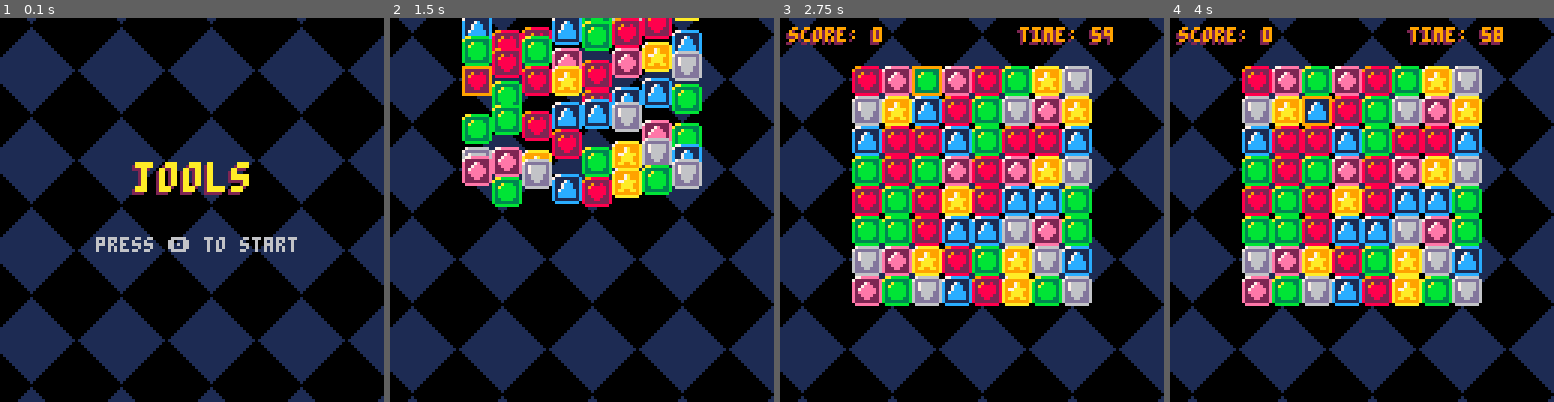
Above: before the commit, frames 1-4 (left to right).
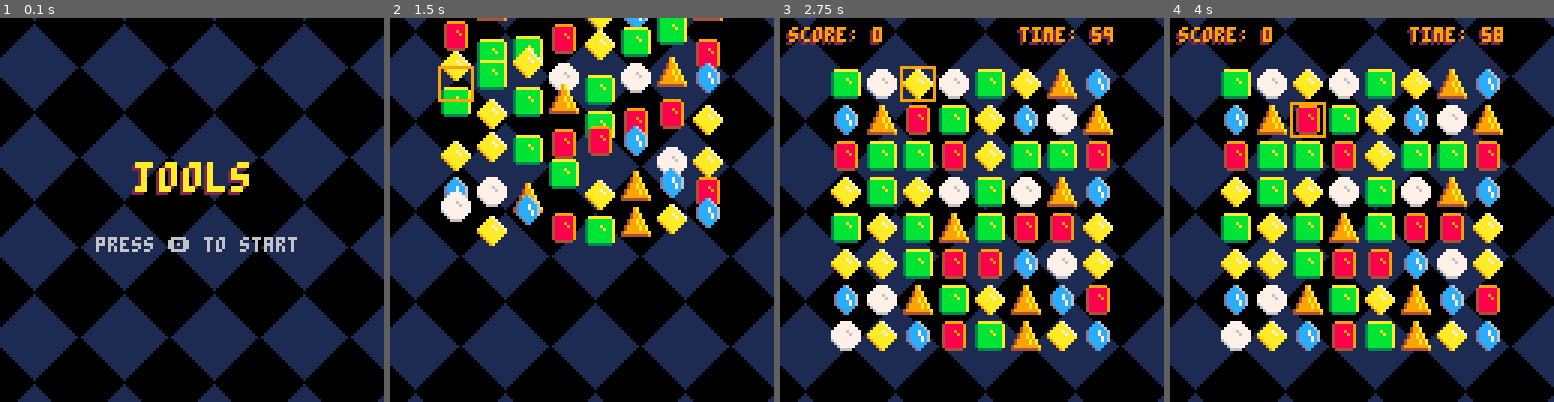
Above: after the commit, the same moments.

Repository: LuosRestil/pico8
Game: PICO-8 cartridge match3/match3.p8
Two runs of this game, one before a commit and one after it. Both use one fixed random seed, a clock stepped at 60 frames per second and the inputs below.
Inputs:
- Up to frame 1 (0.1 s): no input
- Up to frame 2 (1.5 s): tap O (Z key) at 0.7 s
- Up to frame 3 (2.75 s): hold Right 1.6-2.1 s; tap O (Z key) at 1.7, 2.1, 2.5 s; hold Up 2.15-2.42 s; hold Right from 2.47 s (still down)
- Up to frame 4 (4 s): tap O (Z key) at 2.9, 3.3, 3.7 s; release Right at 3.03 s; hold Left 3.08-3.58 s; hold Down 3.63-3.97 s

The runs differ from the first frame. In frame 1, 6.3% of the frame differs, in the area x 0-100%, y 0-100%; in frame 2, 37%; in frame 3, 49%; in frame 4, 49%.

Commit message:
jools, resize, 60fps

Diff:
--- a/match3/match3.p8
+++ b/match3/match3.p8
@@ -4,14 +4,16 @@
 --main
 w,h=8,8
 --jsize=14 -- j="jewel"
-jsize=10
+jsize=12
 --padx=jsize/2
 --pady=jsize
 padx=128/2-(jsize*8)/2
 pady=16
 --jspr=split("1,3,5,7,9,11")
-jspr=split("33,35,37,39,41,43")
-gravity=0.4
+--jspr=split("33,35,37,39,41,43")
+jspr=split("68,70,72,74,76,78")
+jbump=-0.5
+gravity=0.1
 bgosx,bgosy=0,0
 
 score,
@@ -24,20 +26,36 @@
 
 frame=0
 flash=true
-flashrate=20
+flashrate=40
 
 state=nil
 
 shakestr=0
+
+elapsed=0
+last_t=0
+frames=0
 
 function _init()
 	cartdata("luosrestil_jools")
 	move_record=dget(0)
 	score_record=dget(1)
 	init_start()
-end
-
-function _update()
+	last_t=time()
+end
+
+function _update60()
+	local curr_t=time()
+	local dt=curr_t-last_t
+	last_t=curr_t
+	elapsed+=dt
+	frames+=1
+	if elapsed>1 then
+		elapsed-=1
+		debug=frames
+		frames=0
+	end
+
 	frame+=1
 	if frame%flashrate==0 then
 		flash=not flash
@@ -62,12 +80,15 @@
 	elseif state=="end" then
 		draw_end()
 	end
+--	if debug then
+--		print(debug,0,0,7)
+--	end
 end
 
 
 function update_bg()
-	bgosx+=0.4
-	bgosy-=0.4
+	bgosx+=0.2
+	bgosy-=0.2
 	bgosx%=30
 	bgosy%=30
 end
@@ -338,7 +359,7 @@
 				if j.offset[2]>0 then
 					j.offset[2]=0
 					j.fall=false
-					j.dy=-1
+					j.dy=jbump
 					sfx(2)
 				end
 			end
@@ -779,7 +800,7 @@
 
 function update_end()
 	if bsize<tbsize then
-		bsize+=tbsize/15
+		bsize+=tbsize/30
 	end
 	update_particles()
 
@@ -862,7 +883,7 @@
 		offset=offset,
 		fall=false,
 		swap=false,
-		dy=-1,
+		dy=jbump,
 		destroy=false
 	}
 	return nj
@@ -874,7 +895,7 @@
 	update=function(self)
 		self.x+=self.dx
 		self.y+=self.dy
-		self.ttl-=1
+		self.ttl-=0.5
 	end,
 	draw=function(self)
 		circfill(self.x,self.y,
@@ -887,8 +908,8 @@
 	local p={
 		x=x,
 		y=y,
-		dx=rnd()*5-2.5,
-		dy=rnd()*5-2.5,
+		dx=rnd()*2.5-1.25,
+		dy=rnd()*2.5-1.25,
 		ttl=flr(rnd()*10+10),
 		clr=rnd(pclrs),
 		destroy=false
@@ -899,7 +920,10 @@
 
 txtmeta={
 	draw=function(self)
-		self.clr=rnd(pclrs)
+		if self.ttl%2==0 then
+			self.clr=rnd(pclrs)
+		end
+
 		print(
 			olb..self.val,
 			self.x,self.y,
@@ -922,7 +946,7 @@
 		x=x,
 		y=y,
 		dx=0,
-		dy=lg and -1.5 or -0.5,
+		dy=lg and -0.75 or -0.25,
 		ttl=30,
 		clr=14,
 		destroy=false
@@ -1017,16 +1041,16 @@
 00000000000000000000000000000000000000000000000000000000000000000000000000000000000000000000000000000000000000000000000000000000
 00000000000000000000000000000000000000000000000000000000000000000000000000000000000000000000000000000000000000000000000000000000
 00000000000000100000000000000000000000000000000000000000000000000000000000000000000000000000000000000000000000000000000000000000
-00000000000001110000000000000000000000000000000000000000000000000000000000000000000000000000000000000000000000000000000000000000
-00000000000011111000000000000000000000000000000000000000000000000000000000000000000000000000000000000000000000000000000000000000
-00000000000111111100000000000000000000000000000000000000000000000000000000000000000000000000000000000000000000000000000000000000
-00000000001111111110000000000000000000000000000000000000000000000000000000000000000000000000000000000000000000000000000000000000
-00000000011111111111000000000000000000000000000000000000000000000000000000000000000000000000000000000000000000000000000000000000
-00000000111111111111100000000000000000000000000000000000000000000000000000000000000000000000000000000000000000000000000000000000
-00000001111111111111110000000000000000000000000000000000000000000000000000000000000000000000000000000000000000000000000000000000
-00000011111111111111111000000000000000000000000000000000000000000000000000000000000000000000000000000000000000000000000000000000
-00000111111111111111111100000000000000000000000000000000000000000000000000000000000000000000000000000000000000000000000000000000
-00001111111111111111111110000000000000000000000000000000000000000000000000000000000000000000000000000000000000000000000000000000
+0000000000000111000000000000000000000a70000000000009999990000000000077770000000000aaaaaaaa000000000009a00000000000000c6000000000
+000000000000111110000000000000000000aaa7000000000048888889000000000777777000000003bbbbbbbba00000000009a0000000000000ccc600000000
+00000000000111111100000000000000000aaaaa700000000048888889000000007777777700000003bbbbbbbba000000000499a00000000000ccccc60000000
+0000000000111111111000000000000000aaaa7aa70000000048889889000000077777677770000003bbbbabbba000000000499a0000000000dccc7cc6000000
+000000000111111111110000000000000aaaaaa7aa7000000048888989000000077777767770000003bbbbbabba00000000499a9a000000000dccc7cc6000000
+0000000011111111111110000000000009aaaaaaaaa000000048888889000000077777777770000003bbbbbbbba00000000499a9a000000000dcccc7c6000000
+00000001111111111111110000000000009aaaaaaa0000000048888889000000067777777770000003bbbbbbbba000000049999a9a00000000dcccc7c6000000
+000000111111111111111110000000000009aaaaa00000000048888889000000006777777700000003bbbbbbbba000000049999a9a000000000dccccc0000000
+0000011111111111111111110000000000009aaa000000000048888889000000000677777000000003bbbbbbbba000000499999999a000000000dccc00000000
+00001111111111111111111110000000000009a000000000000444444000000000006666000000000033333333000000044444444490000000000dc000000000
 00011111111111111111111111000000000000000000000000000000000000000000000000000000000000000000000000000000000000000000000000000000
 00111111111111111111111111100000000000000000000000000000000000000000000000000000000000000000000000000000000000000000000000000000
 01111111111111111111111111110000000000000000000000000000000000000000000000000000000000000000000000000000000000000000000000000000
